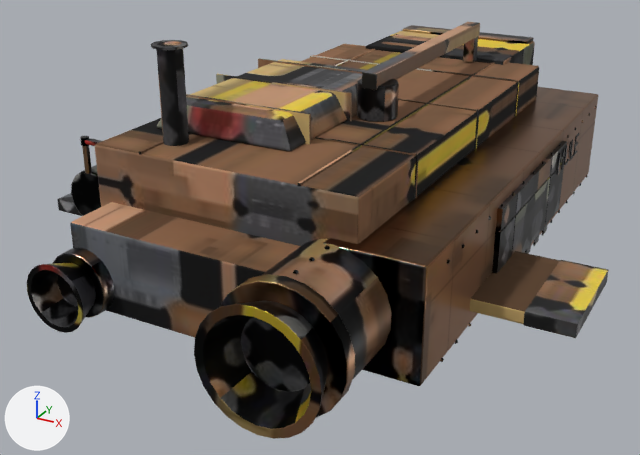
A saved change to the glTF model assets/models/ships/mule.glb.
Before and after are seen from a 50 mm camera at (9.26, -18.29, 7.75) aimed at (-0.29, -0.93, -0.93). Lighting does not change. The marker at lower left points along +X, +Y and +Z. The picture after the commit comes second. Where no turn or scale is listed for an object, it has been applied to the vertices. Vertices at exactly the same position are counted once.

Objects in the first picture: 'hull'.
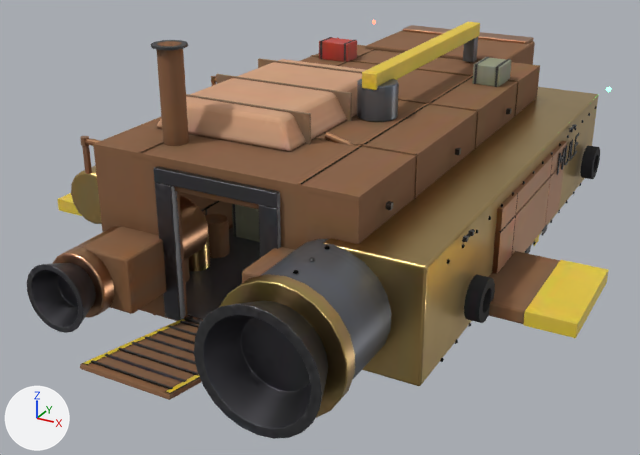
Location of each change, [x1, y1, x2, y2] in pixels of the pictures (640 x 455 px; the box of a moved part takes in the faces that stretch with it):
'ramp.001', added (brown)
    after: [80, 319, 202, 400]
    faces in mat_mule_rust (picture img_mule_color): [80, 319, 202, 400]
    faces in mat_mule_black (picture img_mule_color): [91, 320, 199, 389]
    faces in mat_mule_hazard (picture img_mule_color): [83, 319, 200, 393]
part 1 of me_body, moved or reshaped
    before: [70, 202, 300, 337]
    after: [242, 247, 294, 283]
part 2 of me_body, added (brown)
    after: [82, 226, 167, 314]
part 3 of me_body, added
    after: [325, 132, 353, 145]
part 4 of me_body, added
    after: [386, 201, 394, 210]
part 5 of me_body, added
    after: [455, 148, 461, 155]
part 6 of me_body, reshaped
    before: [95, 44, 539, 246]
    after: [93, 37, 600, 325]
part 7 of me_body, surface changed (lighter)
    both: [27, 22, 609, 439]

The change in detail:
Material 'mule.rubber' (mat_mule_rubber) is new.
Its texture is img_mule_color.
Its roughness is 0.9.
Material 'mule.grey' (mat_mule_grey) is new.
Its texture is img_mule_color.
Its roughness is 0.55.
Material 'mule.red' (mat_mule_red) is new.
Its texture is img_mule_color.
Its roughness is 0.45.
Material 'mule.olive' (mat_mule_olive) is new.
Its texture is img_mule_color.
Its roughness is 0.62.
me_body is used by ob_hull; location (0.0, 0.0, 0.0).
me_body had 5598 vertices, 10656 faces and spanned x -6.5..6.5, y -8.3..8.2, z -1.9..4.1.
me_body now has 10258 vertices, 19428 faces and spans x -6.5..6.5, y -8.3..9.0, z -1.9..4.1.
me_body part 1: the loose piece of 56 vertices spanning x -2.7..2.7, y -6.7..-5.3, z -0.9..0.9 is scaled about its middle by (0.289, 1, 0.885), then moved by (2.1, 0.0, 0.0).
me_body part 2: the loose piece of 56 vertices spanning x -2.7..2.7, y -6.7..-5.3, z -0.9..0.9 is copied, and the copy is scaled about its middle by (0.214, 1, 0.656), then moved by (-1.9, 0.0, -0.2); it spans x -2.5..-1.3, y -6.7..-5.3, z -0.8..0.4.
me_body part 3: the loose piece of 20 vertices spanning x -3.8..-3.6, y -1.9..3.6, z 1.7..1.8 is copied, and the copy is multiplied about its middle by the matrix ((0.073, -0.291, 0.0), (0.0, 0.0, -0.3), (0.291, 0.073, 0.0)), then moved by (5.5, -3.8, 0.2); it spans x 1.0..2.6, y -3.1..-2.9, z 1.7..2.3.
me_body part 4: a new loose piece, a box spanning x 3.08..3.18, y -4.56..-4.44, z 1.54..1.66, in mat_mule_steel (picture img_mule_color).
me_body part 5: a new loose piece, a box spanning x 3.08..3.18, y -1.06..-0.94, z 1.54..1.66, in mat_mule_steel (picture img_mule_color).
me_body part 6: 48 vertices removed from x -3.0..3.0, y -5.5..5.5, z -1.5..2.1; 4152 vertices added at x -3.8..4.8, y -5.6..9.0, z -1.9..2.6.
me_body part 7: 10408 kept faces spanning x -6.5..6.5, y -8.3..8.2, z -1.9..4.1 get new texture (UV) coordinates.
Other edits to the shape of me_body do not show in these pictures.
me_body gains material mat_mule_rubber (picture img_mule_color).
me_body gains material mat_mule_red (picture img_mule_color).
me_body gains material mat_mule_olive (picture img_mule_color).
me_body gains material mat_mule_grey (picture img_mule_color).
Mesh me_plate is new.
It has 136 vertices, 228 faces and spans x -1.0..1.0, y -8.52..-5.55, z -1.46..-0.82.
Faces by material slot: [108, 96, 24].
It uses material mat_mule_rust (picture img_mule_color).
It uses material mat_mule_black (picture img_mule_color).
It uses material mat_mule_hazard (picture img_mule_color).
Object 'ramp.001' (ob_ramp_001) is new; it shows me_plate.
Its location is (0.0, 0.0, 0.0).
